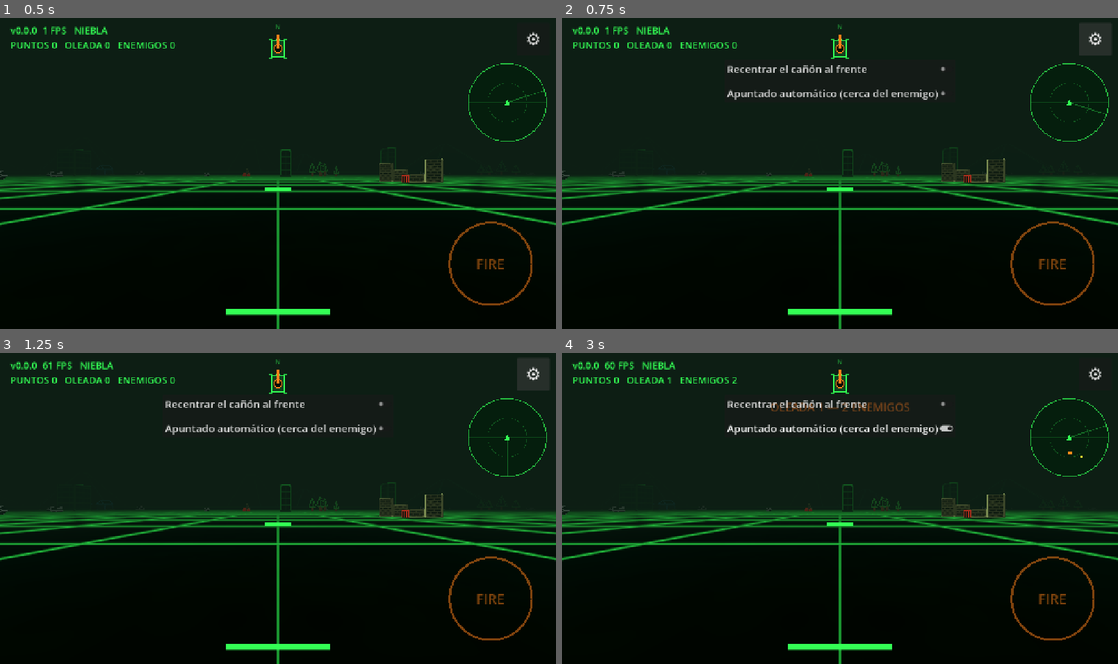
Above: before the commit, frames 1-4 (two rows, left to right).
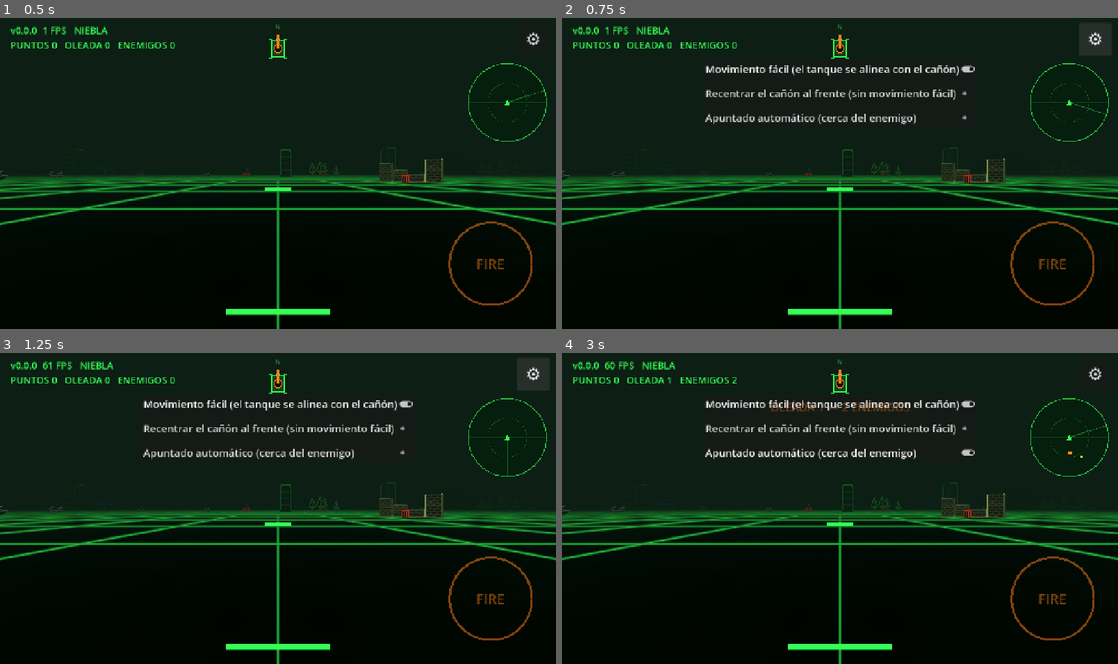
Above: after the commit, the same moments.

Repository: pabloprietorecio-afk/Tank-Ahead
Game: Godot game, scene res://levels/arena.tscn
Two runs of this game, one before a commit and one after it. Both use one fixed random seed, a clock stepped at 60 frames per second and the inputs below.
Inputs (mouse positions are in pixels of both pictures, inside the frame that each line leads up to):
- Up to frame 1 (0.5 s): no input
- Up to frame 2 (0.75 s): click "⚙" at 0.5 s
- Up to frame 3 (1.25 s): no input
- Up to frame 4 (3 s): click (840, 402) at 1.25 s, where only the run before the commit has a clickable "Recentrar el cañón al frente"; click (840, 402) at 2 s, where only the run after the commit has a clickable "Movimiento fácil (el tanque s…"; click "Apuntado automático (cerca de…" at 2.75 s

Frame 1 is identical in both runs. In frame 2, 1.8% of the frame differs, in the area x 25-75%, y 14-35%; in frame 3, 1.8%; in frame 4, 1.9%.

Commit message:
Movimiento fácil: el casco se alinea con el cañón al avanzar
Co-Authored-By: Claude Opus 5.5 <noreply@anthropic.com>
Claude-Session: https://claude.ai/code/session_01Fzr3mX8kpwaJpVnrCyTFkb

Diff:
--- a/core/game_settings.gd
+++ b/core/game_settings.gd
@@ -9,6 +9,9 @@
 ## La torreta gira 360º siempre. Si está activo, vuelve sola al frente al dejar de moverla.
 static var auto_recenter: bool = false
 
+## Movimiento fácil: el cañón se apunta libre en el mundo y el casco se alinea con él al avanzar.
+static var easy_drive: bool = true
+
 static var _loaded: bool = false
 
 
@@ -19,11 +22,13 @@
 	var cfg := ConfigFile.new()
 	if cfg.load(PATH) == OK:
 		aim_assist = cfg.get_value("controls", "aim_assist", aim_assist)
+		easy_drive = cfg.get_value("controls", "easy_drive", easy_drive)
 		auto_recenter = cfg.get_value("controls", "auto_recenter", auto_recenter)
 
 
 static func save() -> void:
 	var cfg := ConfigFile.new()
 	cfg.set_value("controls", "aim_assist", aim_assist)
+	cfg.set_value("controls", "easy_drive", easy_drive)
 	cfg.set_value("controls", "auto_recenter", auto_recenter)
 	cfg.save(PATH)
--- a/entities/player/player_input_source.gd
+++ b/entities/player/player_input_source.gd
@@ -25,6 +25,10 @@
 var _idle_time: float = 0.0
 var _turn: float = 0.0
 var _relock_cooldown: float = 0.0
+## Movimiento fácil: rumbo del cañón en el mundo que elige el jugador.
+var _aim_world: float = NAN
+## Fuerza con la que el casco se alinea con el cañón al avanzar.
+const ALIGN_GAIN: float = 2.2
 
 
 func _process(delta: float) -> void:
@@ -33,7 +37,6 @@
 	var stick: Vector2 = touch.move_vector
 	_turn = move_toward(_turn, stick.x, TURN_SMOOTHING * delta)
 	stick.x = _turn
-	tank.drive_input = stick
 	tank.trigger_held = touch.fire_held
 
 	var look: Vector2 = touch.consume_look_delta()
@@ -42,8 +45,17 @@
 		_update_lock()
 	elif tank.aim_lock != null:
 		release_lock()
+	if is_nan(_aim_world) or tank.aim_lock != null or not GameSettings.easy_drive:
+		_aim_world = tank.turret_controller.world_yaw
+	if GameSettings.easy_drive:
+		stick.x = _easy_turn(touch.move_vector)
+	tank.drive_input = stick
+
 	if tank.aim_lock != null:
 		tank.turret_controller.aim_at(_lock_point(tank.aim_lock))
+	elif GameSettings.easy_drive:
+		_aim_world = wrapf(_aim_world - look.x * look_sensitivity, -PI, PI)
+		tank.turret_controller.aim_world_yaw(_aim_world, -look.y * look_sensitivity)
 	elif GameSettings.auto_recenter:
 		_classic_aim(look, delta)
 	elif look != Vector2.ZERO:
@@ -116,3 +128,17 @@
 	if _idle_time > FINE_RECENTER_DELAY:
 		_fine_yaw = move_toward(_fine_yaw, 0.0, FINE_RECENTER_SPEED * delta)
 	tank.turret_controller.aim_local(_fine_yaw)
+
+
+## Movimiento fácil: si el jugador no gira a mano, el casco gira hacia donde apunta el cañón
+## mientras el tanque avanza o retrocede, hasta quedar alineados.
+func _easy_turn(raw: Vector2) -> float:
+	if absf(raw.x) > 0.35:
+		# Giro manual: el cañón mantiene su rumbo en el mundo.
+		return _turn
+	if absf(raw.y) < 0.1:
+		return 0.0
+	var diff: float = angle_difference(tank.global_rotation.y, tank.turret_controller.world_yaw)
+	if absf(diff) < deg_to_rad(1.5):
+		return 0.0
+	return clampf(-diff * ALIGN_GAIN, -1.0, 1.0)
--- a/entities/tank/turret_controller.gd
+++ b/entities/tank/turret_controller.gd
@@ -23,10 +23,12 @@
 var _target_world: float = 0.0
 var _world_mode: bool = false
 var _target_pitch: float = 0.0
+var _prev_hull_yaw: float = 0.0
 
 
 func setup(tank: Tank) -> void:
 	_tank = tank
+	_prev_hull_yaw = tank.global_rotation.y
 
 
 ## Desplazamiento deseado en radianes (jugador). La torreta se queda donde la dejes,
@@ -61,6 +63,13 @@
 	_target_pitch = clampf(atan2(to.y, horizontal), MIN_PITCH, MAX_PITCH)
 
 
+## Mantiene la torreta en un rumbo fijo del mundo (no gira con el casco) y ajusta la elevación.
+func aim_world_yaw(yaw: float, delta_pitch: float = 0.0) -> void:
+	_target_world = yaw
+	_world_mode = true
+	_target_pitch = clampf(_target_pitch + delta_pitch, MIN_PITCH, MAX_PITCH)
+
+
 ## Apunta hacia un rumbo del mundo sin cambiar la elevación (para escanear).
 func aim_yaw(yaw: float) -> void:
 	_target_world = yaw
@@ -84,6 +93,11 @@
 func _process(delta: float) -> void:
 	if _tank == null:
 		return
+	# Al seguir un rumbo del mundo, el giro del casco se compensa al instante.
+	var hull_yaw: float = _tank.global_rotation.y
+	if _world_mode:
+		local_yaw = wrapf(local_yaw - angle_difference(_prev_hull_yaw, hull_yaw), -PI, PI)
+	_prev_hull_yaw = hull_yaw
 	var max_step: float = _tank.stats.turret_turn_speed * delta
 	var ease: float = 1.0 - exp(-SMOOTHING * delta)
 	var diff: float = angle_difference(world_yaw, _desired_world())
--- a/ui/hud/hud.gd
+++ b/ui/hud/hud.gd
@@ -62,7 +62,10 @@
 	var box := VBoxContainer.new()
 	box.add_theme_constant_override("separation", 14)
 	_panel.add_child(box)
-	box.add_child(_make_toggle("Recentrar el cañón al frente", GameSettings.auto_recenter, func(on: bool) -> void:
+	box.add_child(_make_toggle("Movimiento fácil (el tanque se alinea con el cañón)", GameSettings.easy_drive, func(on: bool) -> void:
+		GameSettings.easy_drive = on
+		GameSettings.save()))
+	box.add_child(_make_toggle("Recentrar el cañón al frente (sin movimiento fácil)", GameSettings.auto_recenter, func(on: bool) -> void:
 		GameSettings.auto_recenter = on
 		GameSettings.save()))
 	box.add_child(_make_toggle("Apuntado automático (cerca del enemigo)", GameSettings.aim_assist, func(on: bool) -> void:
